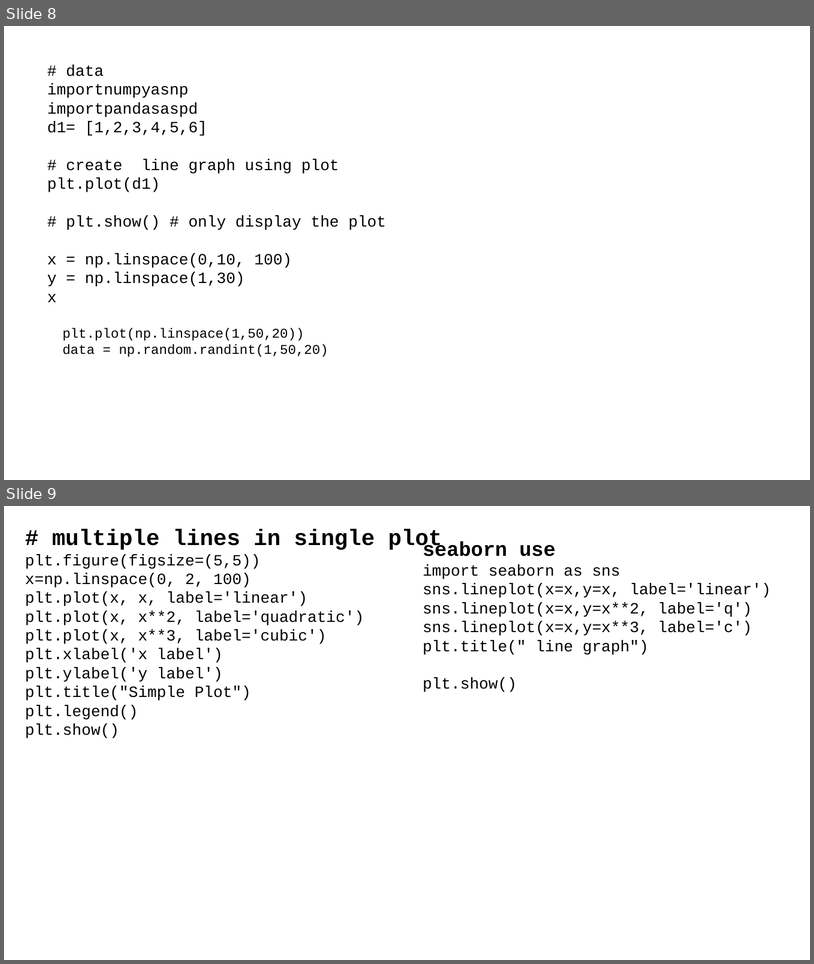
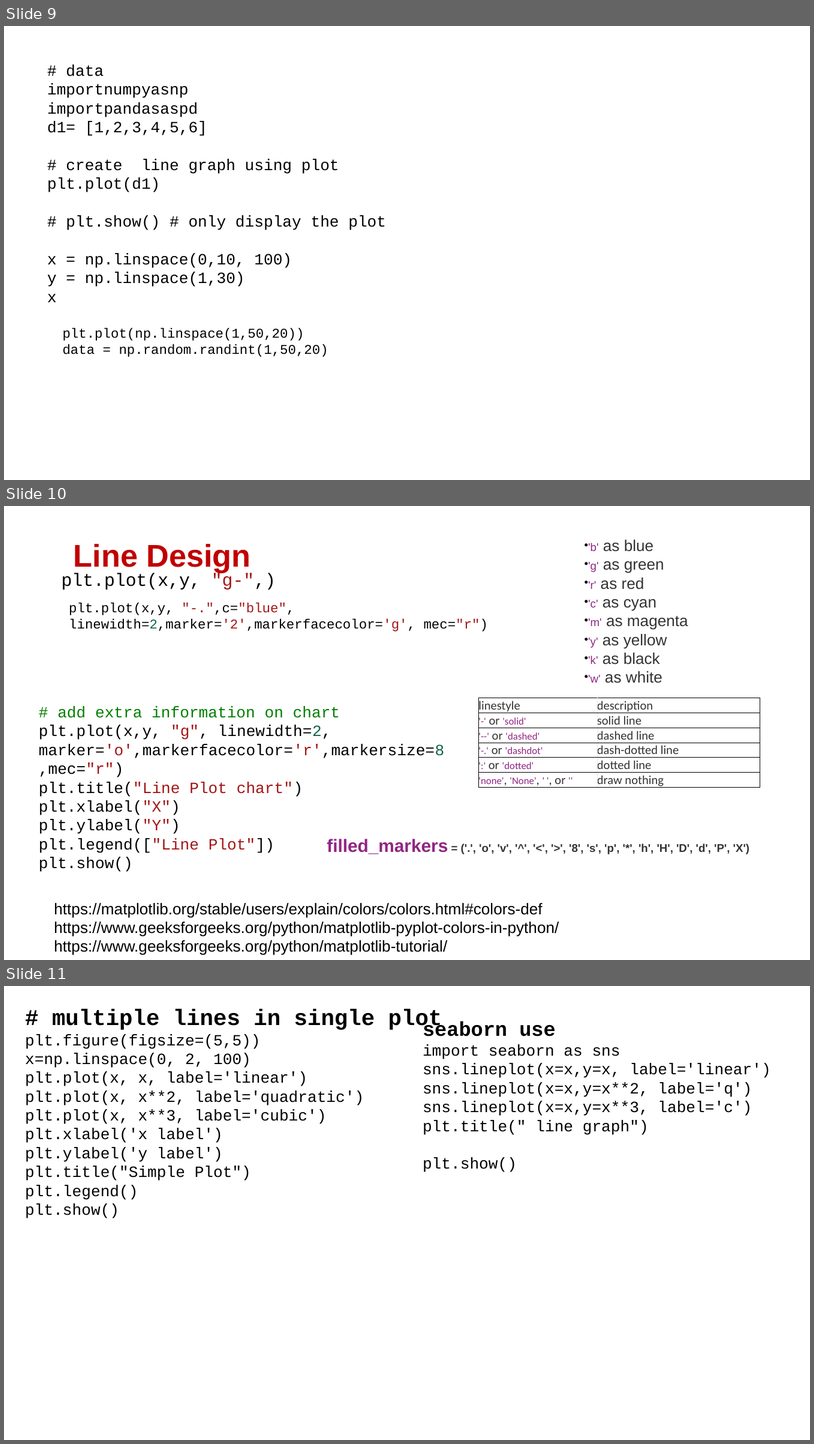
Before and after one commit to shahil04/ds_materials, a slide deck: 5.0_python_6.libraries/python_libraries/3_matplot_seaborn/Matplotlib_Seaborn_class.pptx. Shown one above the other, each under a label of ours: slides 8 and 9 before the commit, slides 9, 10 and 11 after it. The pictures are 814x964 and 814x1444 pixels, drawn with LibreOffice and Linux fonts; fonts in the diff are those of the drawing. Boxes give left, top, right and bottom in pixels: in the first picture for what was removed or moved away, otherwise in the second. Text is boxed around its words. In the diff, an @@ line names an element or a change of style, - is before the commit and + after.

```diff
--- a/5.0_python_6.libraries/python_libraries/3_matplot_seaborn/Matplotlib_Seaborn_class.pptx
+++ b/5.0_python_6.libraries/python_libraries/3_matplot_seaborn/Matplotlib_Seaborn_class.pptx
@@ slide 10 added at box(4, 506, 810, 960), background #FFFFFF @@
@@ text added at box(585, 540, 689, 683), 14 pt, text #333333 @@
+• 'b' as blue
+• 'g' as green
+• 'r' as red
+• 'c' as cyan
+• 'm' as magenta
+• 'y' as yellow
+• 'k' as black
+• 'w' as white
@@ text added at box(74, 544, 251, 573), 28 pt, text #C00000, bold @@
+Line Design
@@ text added at box(62, 573, 276, 590), 16 pt, text #000000 @@
+plt.plot(x,y, "g-",)
@@ text added at box(69, 603, 489, 631), 12 pt, text #000000 @@
+plt.plot(x,y, "-.",c="blue", linewidth=2,marker='2',markerfacecolor='g', mec="r")
@@ table added at box(479, 698, 761, 790), 6 rows, 2 columns @@
+linestyle | description
+'-' or 'solid' | solid line
+'--' or 'dashed' | dashed line
+'-.' or 'dashdot' | dash-dotted line
+':' or 'dotted' | dotted line
+'none', 'None', ' ', or '' | draw nothing
@@ text added at box(39, 706, 444, 871), 14 pt, text #000000 @@
+# add extra information on chart
+plt.plot(x,y, "g", linewidth=2, marker='o',markerfacecolor='r',markersize=8,mec="r")
+plt.title("Line Plot chart")
+plt.xlabel("X")
+plt.ylabel("Y")
+plt.legend(["Line Plot"])
+plt.show()
@@ text added at box(327, 838, 750, 854), 10 pt, text #333333, bold @@
+filled_markers = ('.', 'o', 'v', '^', '<', '>', '8', 's', 'p', '*', 'h', 'H', 'D', 'd', 'P', 'X')
@@ text added at box(54, 903, 559, 955), 14 pt, text #000000 @@
+https://matplotlib.org/stable/users/explain/colors/colors.html#colors-def
+https://www.geeksforgeeks.org/python/matplotlib-pyplot-colors-in-python/
+https://www.geeksforgeeks.org/python/matplotlib-tutorial/
@@ what was slide 8 is now slide 9 @@
@@ what was slide 9 is now slide 11 @@
```
Also in this commit, not shown: 9 slides changed, 2 other slides added, 29 other files.
